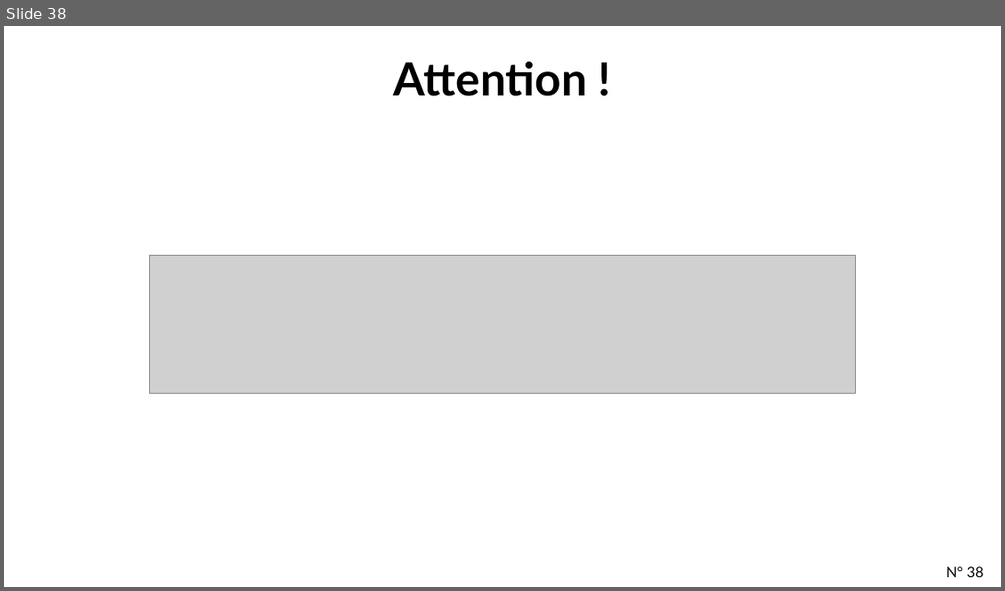
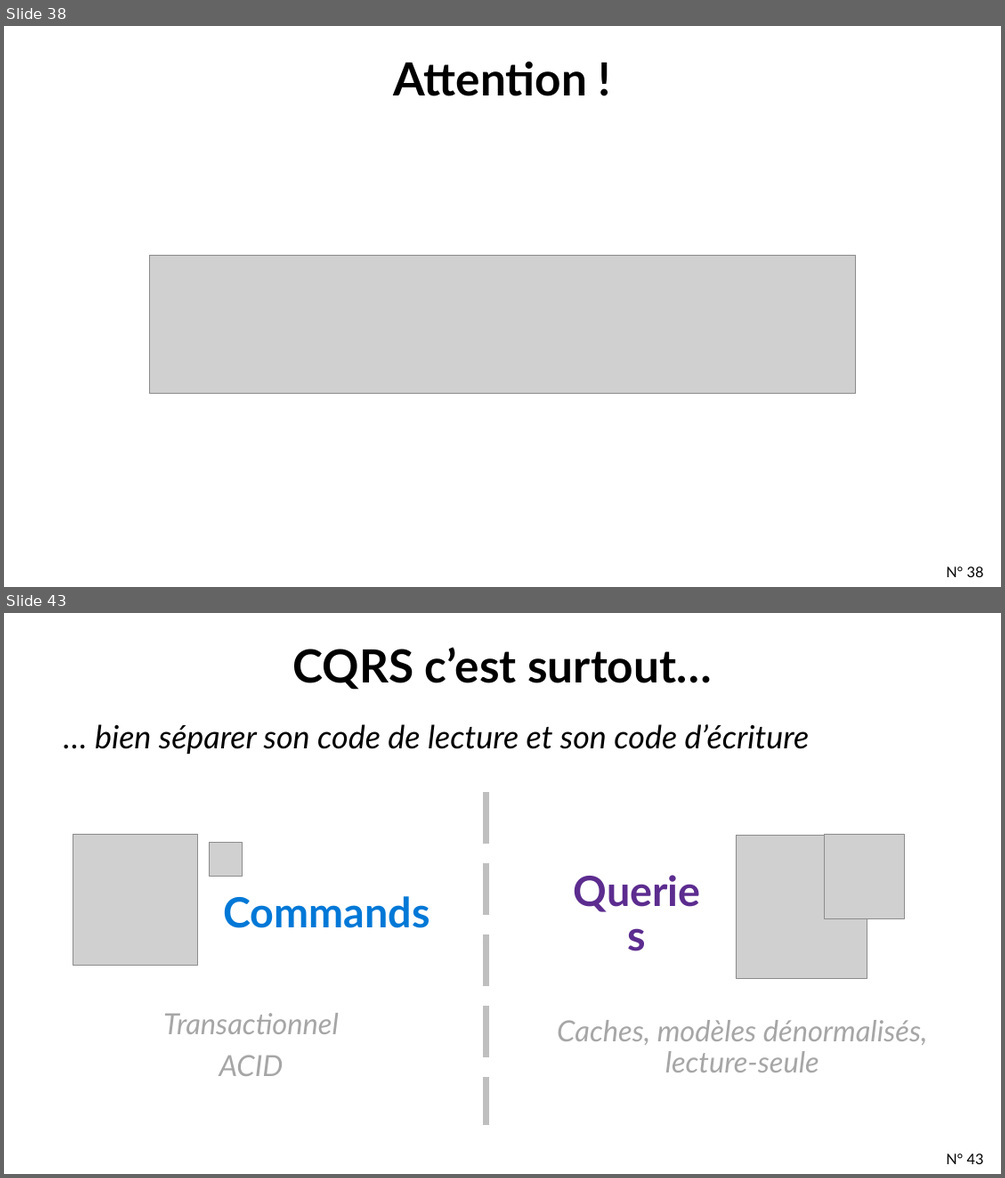
Before and after one commit to tpierrain/CQRS-slides, a slide deck: french/DecouvrirCQRSparLaPratique.pptx. Shown one above the other, each under a label of ours: slide 38 before the commit, slides 38 and 43 after it; the slides between them are not shown. The pictures are 1005x591 and 1005x1178 pixels, drawn with LibreOffice and Linux fonts; fonts in the diff are those of the drawing; grey boxes stand for pictures; background and template pictures are left out. Boxes give left, top, right and bottom in pixels: in the first picture for what was removed or moved away, otherwise in the second. Text is boxed around its words. In the diff, an @@ line names an element or a change of style, - is before the commit and + after.

```diff
--- a/french/DecouvrirCQRSparLaPratique.pptx
+++ b/french/DecouvrirCQRSparLaPratique.pptx
@@ slide 43 added at (x1=4, y1=613, x2=1001, y2=1174), background #FFFFFF @@
@@ title added at (x1=292, y1=647, x2=712, y2=690), 44 pt, text #000000, bold @@
+CQRS c’est surtout…
@@ text added at (x1=95, y1=724, x2=809, y2=754), 30.8 pt, text #000000, italic @@
+… bien séparer son code de lecture et son code d’écriture
@@ line added from (485, 793) to (485, 1125), #BFBFBF 6.25 pt dashed @@
@@ group added at (x1=73, y1=834, x2=430, y2=1076): 2 texts, 2 pictures @@
+Commands
+Transactionnel
+ACID
@@ group added at (x1=557, y1=834, x2=927, y2=1072): 2 texts, 2 pictures @@
+Queries
+Caches, modèles dénormalisés, lecture-seule
@@ page number added at (x1=946, y1=1153, x2=984, y2=1164), 14 pt, text #000000 @@
+N° 43
```
Also in this commit, not shown: 7 slides changed, 2 other slides added, 1 other file.
